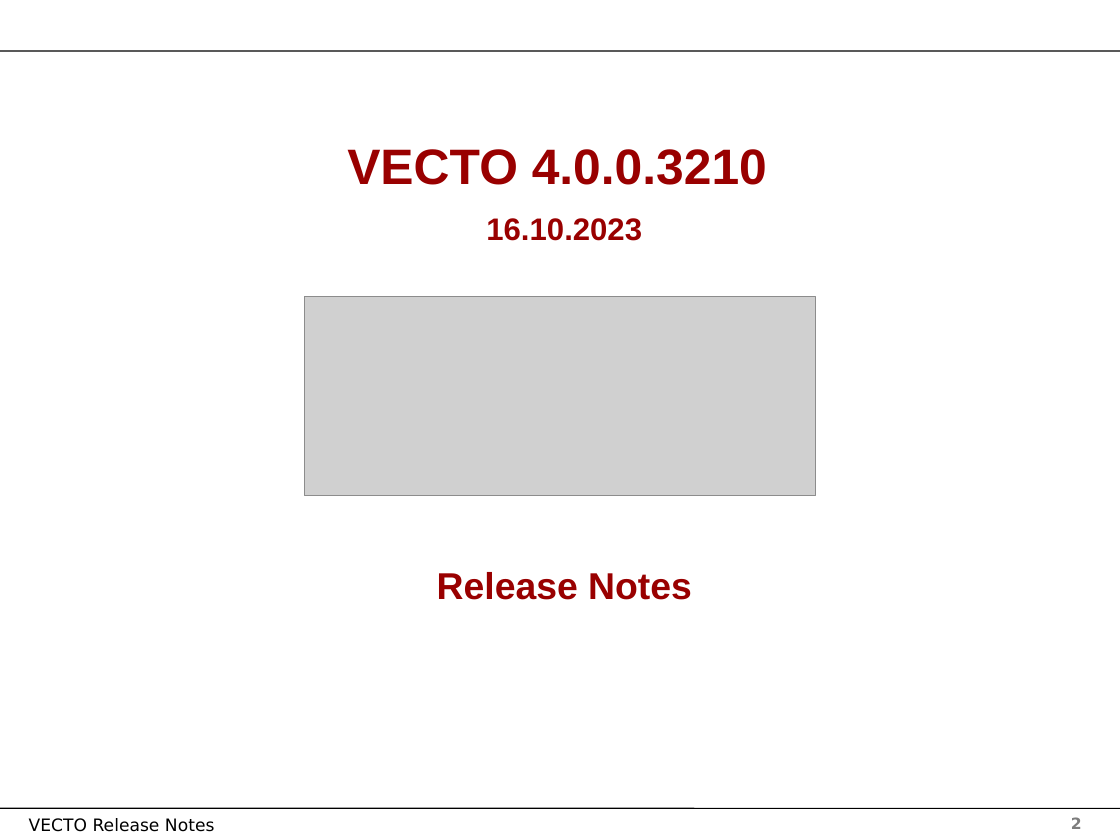
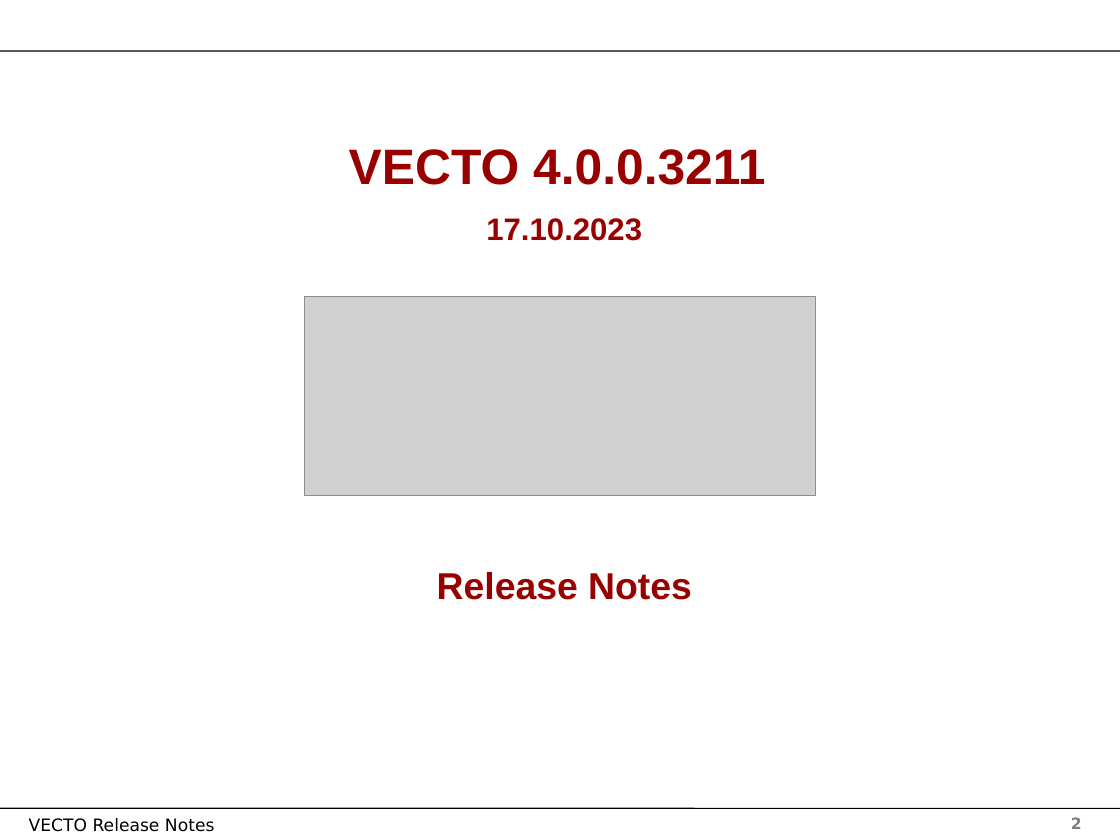
Before and after one commit to tanawadeatharva/BharatVECTO, a slide deck: slide 2 of Documentation/User Manual Source/Release Notes Vecto4.x.pptx. Drawn at 1120x840 pixels with LibreOffice and Linux fonts; fonts in the diff are those of the drawing; grey boxes stand for pictures; background and template pictures are left out. Boxes give left, top, right and bottom in pixels: in the first picture for what was removed or moved away, otherwise in the second. Text is boxed around its words. In the diff, an @@ line names an element or a change of style, - is before the commit and + after.

```diff
--- a/Documentation/User Manual Source/Release Notes Vecto4.x.pptx
+++ b/Documentation/User Manual Source/Release Notes Vecto4.x.pptx
@@ text at box(349, 149, 765, 241): text changed @@
-VECTO 4.0.0.3210
-16.10.2023
+VECTO 4.0.0.3211
+17.10.2023
```
